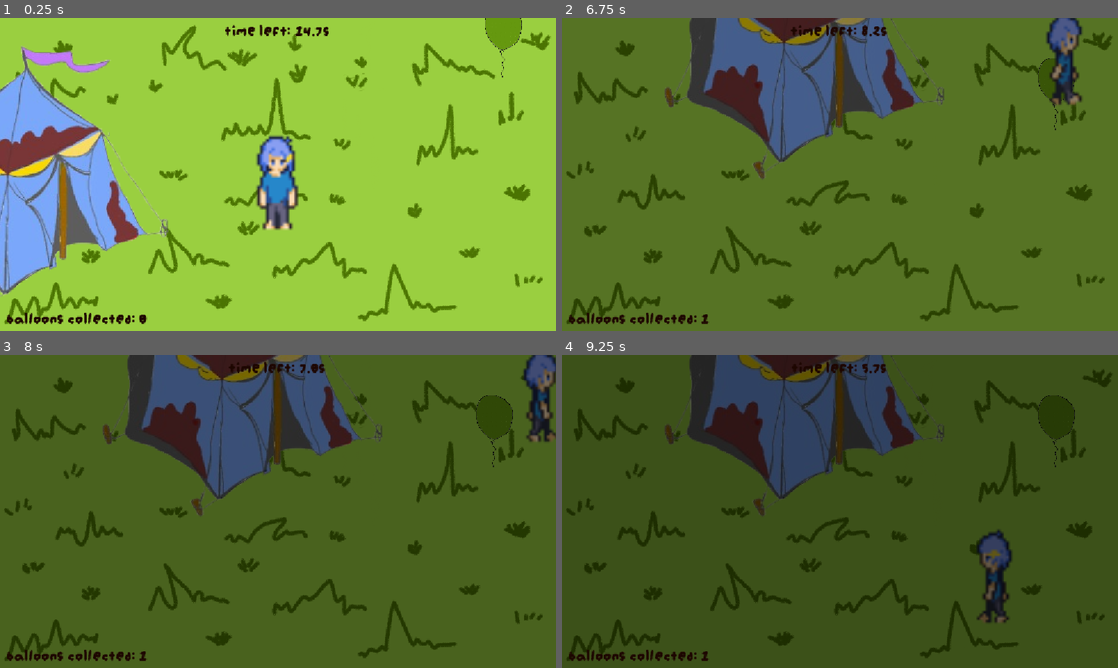
Above: before the commit, frames 1-4 (two rows, left to right).
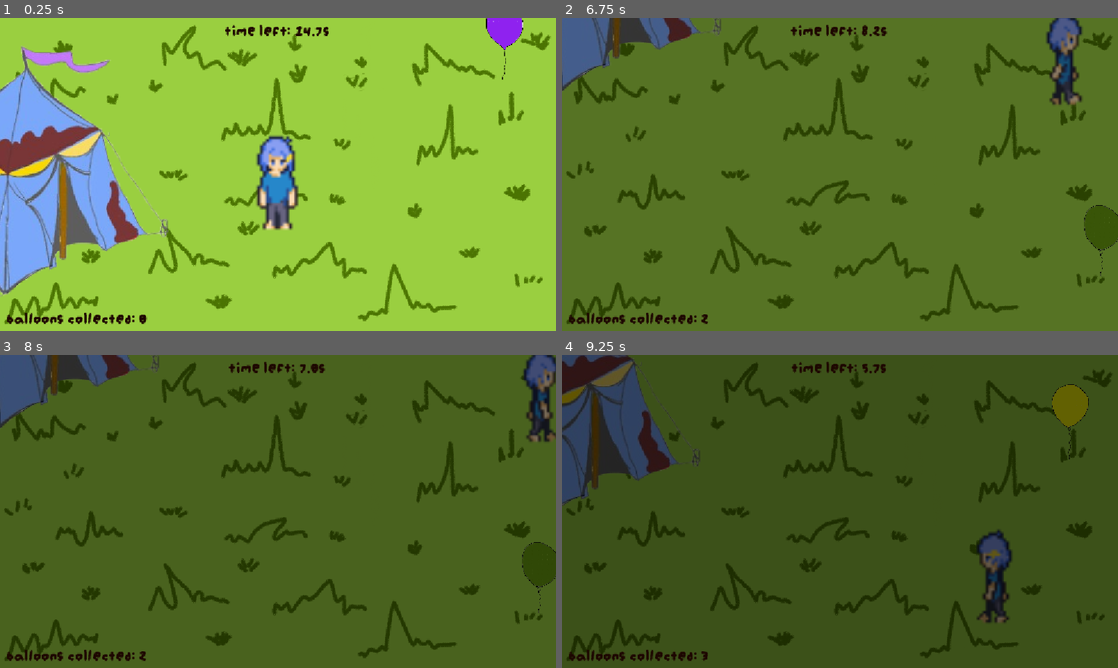
Above: after the commit, the same moments.

Repository: Rithunyaa/haven_charlotte
Game: Godot game, scene res://level1.tscn
Two runs of this game, one before a commit and one after it. Both use one fixed random seed, a clock stepped at 60 frames per second and the inputs below.
Inputs (mouse positions are in pixels of both pictures, inside the frame that each line leads up to):
- Up to frame 1 (0.25 s): no input
- Up to frame 2 (6.75 s): move the mouse to (812, 237) at 0.52 s; hold Up (ui_up) 0.53-2.03 s; click (812, 237) at 0.67 s; move the mouse to (1006, 221) at 1.27 s; move the mouse to (673, 127) at 2.02 s; hold Left (ui_left) 2.03-3.53 s; move the mouse to (867, 174) at 2.77 s; click (867, 174) at 2.92 s; move the mouse to (756, 96) at 3.52 s; hold Down (ui_down) 3.53-4.28 s; move the mouse to (962, 158) at 4.27 s; hold Right (ui_right) 4.28-5.03 s; move the mouse to (728, 190) at 5.02 s; hold Up (ui_up) 5.03-5.78 s; click (728, 190) at 5.17 s; move the mouse to (895, 105) at 5.77 s; hold Right (ui_right) from 5.78 s (still down); move the mouse to (812, 237) at 6.52 s
- Up to frame 3 (8 s): keep holding Right (ui_right); move the mouse to (444, 558) at 7.27 s; click (444, 558) at 7.42 s
- Up to frame 4 (9.25 s): move the mouse to (673, 464) at 8.02 s; release Right (ui_right) at 8.03 s; hold Down (ui_down) 8.03-8.78 s; move the mouse to (867, 511) at 8.77 s; hold Left (ui_left) from 8.78 s (still down)

The runs differ from the first frame. In frame 1, 0.6% of the frame differs, in the area x 87-95%, y 0-20%; in frame 2, 17%; in frame 3, 17%; in frame 4, 20%, in the area x 0-95%, y 0-98%.

Commit message:
don e done
primicse

Diff:
--- a/haven/game_manager.gd
+++ b/haven/game_manager.gd
@@ -121,10 +121,12 @@
 
 	target.global_position = new_pos
 
-	# Scroll/randomize balloon color texture if you have textures assigned
-	if not balloon_textures.is_empty() and $Target/Sprite2D:
-		var random_texture = balloon_textures[randi() % balloon_textures.size()]
-		$Target/Sprite2D.texture = random_texture
+	# --- FIXED: Randomly pick and assign a color texture from your array ---
+	if not balloon_textures.is_empty() and target:
+		var sprite = target.get_node_or_null("Sprite2D") # Looks for the Sprite2D child inside your target node
+		if sprite:
+			var random_texture = balloon_textures[randi() % balloon_textures.size()]
+			sprite.texture = random_texture
 
 func trigger_game_over() -> void:
 	$AudioStreamPlayer2D.play()
